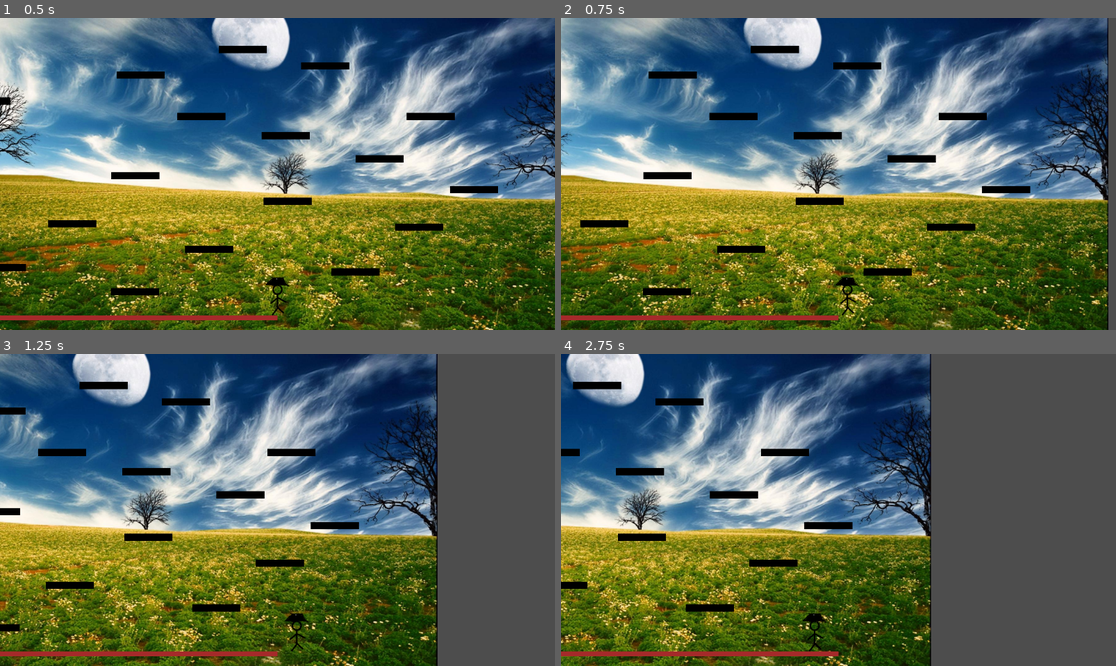
Above: before the commit, frames 1-4 (two rows, left to right).
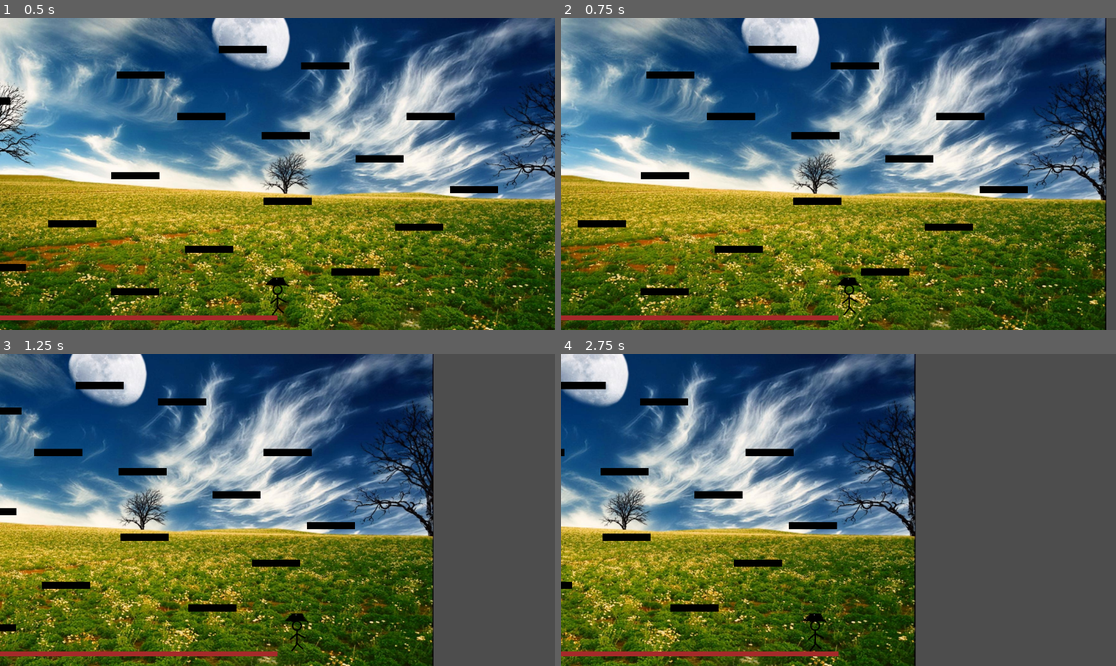
Above: after the commit, the same moments.

Repository: Darr3n2GG/2D-Platformer-Player-Template-WIP
Game: Godot game, scene res://src/scenes/test.tscn
The game is run twice, just before and just after one commit, with the same random seed, the same clock (stepped at 60 frames per second) and the same inputs. The project has no main scene, so this scene is started directly.
Inputs:
- Up to frame 1 (0.5 s): no input
- Up to frame 2 (0.75 s): tap Enter at 0.5 s; hold D (move_right) from 0.53 s (still down)
- Up to frame 3 (1.25 s): keep holding D (move_right); tap Space (jump) at 0.77 s
- Up to frame 4 (2.75 s): tap Space (jump) at 1.52 s; release D (move_right) at 2.03 s; hold A (move_left) from 2.03 s (still down)

Frame 1 is identical in both runs. In frame 2, 25% of the frame differs, in the area x 0-99%, y 0-100%; in frame 3, 27%; in frame 4, 39%, in the area x 0-67%, y 0-100%.

Commit message:
added mockup linear accel

Diff:
--- a/project.godot
+++ b/project.godot
@@ -10,7 +10,7 @@
 
 [application]
 
-config/name="D-Platformer-Player-Object-Rewrite"
+config/name="D-Platformer-Player-Template"
 config/features=PackedStringArray("4.5", "Forward Plus")
 config/icon="res://icon.svg"
 
--- a/src/game_objects/Player/movement/ConstAccel.gd
+++ b/src/game_objects/Player/movement/ConstAccel.gd
@@ -1,28 +1,34 @@
 class_name ConstAccel extends AccelStrategy
 
-@export var accel_time: float = 0.1
-@export var decel_time: float = 0.1
-@export var turn_time: float = 0.2
 
-var final_time: float
+@export var accel_time: float
+@export var decel_time: float
+@export var turn_time: float
+
+var t_accel: float
 
 
+func _init(_t_accel = 0.0, _t_decel = 0.0, _t_turn = 0.0) -> void:
+	accel_time = _t_accel
+	decel_time = _t_decel
+	turn_time = _t_turn
+
 func apply_acceleration(player: Player, direction: float, delta: float) -> void:
-	set_final_time(player.velocity.x, direction)
-	var ticks := final_time / delta
+	set_t_accel(player.velocity.x, direction)
+	var ticks := t_accel / delta
 
 	var acceleration = player.max_speed * (1 / ticks)
 	player.velocity.x = move_toward(player.velocity.x, player.max_speed * direction, acceleration)
 
-func set_final_time(velocity_x: float, direction: float) -> void:
+func set_t_accel(velocity_x: float, direction: float) -> void:
 	if just_pressed() or just_released():
 		var is_turning = sign(velocity_x) != sign(direction) and velocity_x != 0.0
 		if direction == 0.0:
-			final_time = decel_time
+			t_accel = decel_time
 		elif is_turning:
-			final_time = turn_time
+			t_accel = turn_time
 		else:
-			final_time = accel_time
+			t_accel = accel_time
 
 func just_pressed() -> bool:
 	return Input.is_action_just_pressed("move_left") or Input.is_action_just_pressed("move_right")
--- a/src/game_objects/Player/movement/LinearAccel.gd
+++ b/src/game_objects/Player/movement/LinearAccel.gd
@@ -1,8 +1,91 @@
 class_name LinearAccel extends AccelStrategy
 
 
+enum LinearTypes { INCREASING, DECREASING }
+
+@export var accel_type: LinearTypes
+@export var accel_time: float
+@export var decel_time: float
+@export var turn_time: float
+
+var active := false
+var elapsed := 0.0
+var v_start := 0.0
+var v_target := 0.0
+var a0 := 0.0
+var k := 0.0
+var t_accel := 0.0
 
 
+func _init(_t_accel = 0.0, _t_decel = 0.0, _t_turn = 0.0) -> void:
+	accel_time = _t_accel
+	decel_time = _t_decel
+	turn_time = _t_turn
 
 func apply_acceleration(player: Player, direction: float, delta: float) -> void:
-	pass
+	var is_input := direction == 0 and just_released()
+	if is_input or player.is_on_wall():
+		active = false
+		return
+
+	var desired_target = player.max_speed * direction
+	if not active or not is_equal_approx(desired_target, v_target):
+		start_acceleration(player, direction)
+
+	if t_accel <= 0.0:
+		player.velocity.x = player.max_speed * direction
+		active = false
+		return
+
+	if active:
+		elapsed += delta
+		var t = min(elapsed, t_accel)
+
+		var v_t = v_start + a0 * t + 0.5 * k * t * t
+
+		if v_target > v_start:
+			v_t = clamp(v_t, v_start, v_target)
+		else:
+			v_t = clamp(v_t, v_target, v_start)
+
+		player.velocity.x = v_t
+
+		if elapsed >= t_accel:
+			player.velocity.x = v_target
+			active = false
+
+func start_acceleration(player: Player, direction: float) -> void:
+	v_start = player.velocity.x
+	v_target = player.max_speed * direction
+	t_accel = get_final_time(player.velocity.x, direction)
+	elapsed = 0.0
+	active = true
+
+	var dv = v_target - v_start
+	if is_equal_approx(dv, 0.0):
+		active = false
+		return
+
+	match accel_type:
+		LinearTypes.DECREASING:
+			a0 = 2.0 * dv / t_accel
+			k = -a0 / t_accel
+		LinearTypes.INCREASING:
+			a0 = 0.0
+			k = 2.0 * dv / (t_accel * t_accel)
+
+func get_final_time(velocity_x: float, direction: float) -> float:
+	var is_turning = sign(velocity_x) != sign(direction) and velocity_x != 0.0
+	if direction == 0.0:
+		return decel_time
+	elif is_turning:
+		return turn_time
+	else:
+		return accel_time
+
+
+func just_pressed() -> bool:
+	return Input.is_action_just_pressed("move_left") or Input.is_action_just_pressed("move_right")
+
+func just_released() -> bool:
+	return Input.is_action_just_released("move_left") or Input.is_action_just_released("move_right")
--- a/src/game_objects/Player/player.gd
+++ b/src/game_objects/Player/player.gd
@@ -25,5 +25,6 @@
 
 	accel_strategy.apply_acceleration(self, get_direction(), delta)
 
+
 func get_direction() -> float:
 	return Input.get_axis("move_left", "move_right")
--- a/src/game_objects/Player/player.tscn
+++ b/src/game_objects/Player/player.tscn
@@ -1,14 +1,8 @@
-[gd_scene load_steps=7 format=3 uid="uid://bgsqf48tab66p"]
+[gd_scene load_steps=5 format=3 uid="uid://bgsqf48tab66p"]
 
 [ext_resource type="Script" uid="uid://cyntlb36gsg4x" path="res://src/game_objects/Player/player.gd" id="1_ds8jj"]
-[ext_resource type="Script" uid="uid://bf4yeyev3prjp" path="res://src/game_objects/Player/movement/ConstAccel.gd" id="2_dvs4v"]
 [ext_resource type="Texture2D" uid="uid://dvl28rv8woupg" path="res://src/assets/gerald.png" id="3_3a2m3"]
 [ext_resource type="Script" uid="uid://cxjtqg6r2chpq" path="res://src/game_objects/RectanglePolygon2D/rectangle_polygon_2d.gd" id="4_row8d"]
-
-[sub_resource type="Resource" id="Resource_fen8a"]
-script = ExtResource("2_dvs4v")
-turn_time = 0.0
-metadata/_custom_type_script = "uid://bf4yeyev3prjp"
 
 [sub_resource type="CapsuleShape2D" id="CapsuleShape2D_m5uds"]
 radius = 8.0
@@ -17,7 +11,6 @@
 [node name="Player" type="CharacterBody2D"]
 scale = Vector2(1.5, 1.5)
 script = ExtResource("1_ds8jj")
-accel_strategy = SubResource("Resource_fen8a")
 
 [node name="Gerald" type="Sprite2D" parent="."]
 position = Vector2(-2.3841858e-07, -5.9999995)
--- a/src/game_objects/player_camera.gd
+++ b/src/game_objects/player_camera.gd
@@ -42,9 +42,6 @@
 	return Input.get_axis("move_left", "move_right")
 
 func just_released_last_input() -> bool:
-	if last_horizontal_input == 1 and Input.is_action_just_released("move_right"):
-		return true
-	elif last_horizontal_input == -1 and Input.is_action_just_released("move_left"):
-		return true
-	else:
-		return false
+	var is_released_last_right := last_horizontal_input == 1 and Input.is_action_just_released("move_right")
+	var is_released_last_left := last_horizontal_input == -1 and Input.is_action_just_released("move_left")
+	return is_released_last_left or is_released_last_right
--- a/src/scenes/test.tscn
+++ b/src/scenes/test.tscn
@@ -1,10 +1,19 @@
-[gd_scene load_steps=6 format=3 uid="uid://dxwptiva8bnis"]
+[gd_scene load_steps=8 format=3 uid="uid://dxwptiva8bnis"]
 
 [ext_resource type="PackedScene" uid="uid://by7th7037lc0x" path="res://src/game_objects/LineGround/line_ground.tscn" id="1_errlg"]
 [ext_resource type="Texture2D" uid="uid://bqmyxh14lp58h" path="res://src/assets/Free-nice-background-HD-1184461877.jpg" id="1_m5uds"]
 [ext_resource type="PackedScene" uid="uid://bgsqf48tab66p" path="res://src/game_objects/Player/player.tscn" id="3_m5uds"]
+[ext_resource type="Script" uid="uid://c7j73g5c5jiw" path="res://src/game_objects/Player/movement/LinearAccel.gd" id="4_n5vox"]
 [ext_resource type="Script" uid="uid://ca0hxgmh7ae0q" path="res://src/game_objects/player_camera.gd" id="5_egtcd"]
 [ext_resource type="PackedScene" uid="uid://7fqqkxsxk0i1" path="res://src/game_objects/SquarePlatform/square_platform.tscn" id="5_n5vox"]
+
+[sub_resource type="Resource" id="Resource_fen8a"]
+script = ExtResource("4_n5vox")
+accel_type = 1
+accel_time = 0.1
+decel_time = 0.1
+turn_time = 0.1
+metadata/_custom_type_script = "uid://c7j73g5c5jiw"
 
 [node name="Test" type="Node2D"]
 
@@ -17,6 +26,7 @@
 
 [node name="Player" parent="." instance=ExtResource("3_m5uds")]
 position = Vector2(0, -34)
+accel_strategy = SubResource("Resource_fen8a")
 
 [node name="PlayerCamera" type="Camera2D" parent="." node_paths=PackedStringArray("player_node")]
 offset = Vector2(0, -20)
